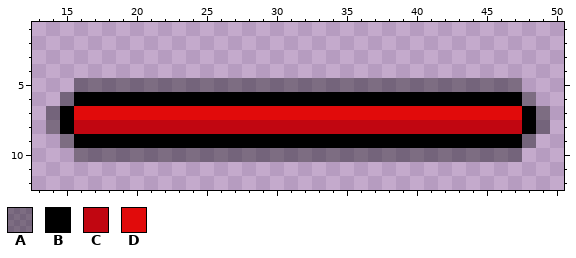
Two versions of one pixel-art file, _Data/UI/HPBar_Boss.aseprite. That is the earlier state.
64x16 pixels, 1 frame. Shown: x 13..50, y 1..12.
Visible layers, top first: "HP", "BG".
Palette (. is transparent): A #0000005c  B #000000  C #c10611  D #e10b0b
Pixels before, first column x 14:
 5 ..AAAAAAAAAAAAAAAAAAAAAAAAAAAAAAAA..
 6 .ABBBBBBBBBBBBBBBBBBBBBBBBBBBBBBBBA.
 7 ABDDDDDDDDDDDDDDDDDDDDDDDDDDDDDDDDBA
 8 ABCCCCCCCCCCCCCCCCCCCCCCCCCCCCCCCCBA
 9 .ABBBBBBBBBBBBBBBBBBBBBBBBBBBBBBBBA.
10 ..AAAAAAAAAAAAAAAAAAAAAAAAAAAAAAAA..
The same view after the edit:
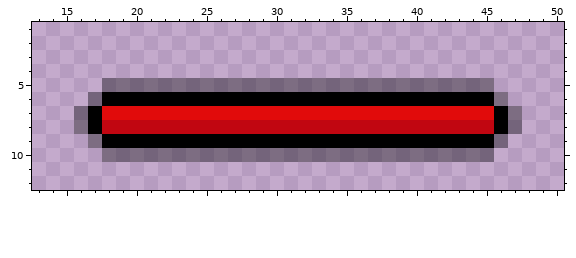
Changes in this commit:
Layers "HP", "BG":
y 5: x 16..17 AA -> ..; x 46..47 AA -> ..
y 6: x 15..17 ABB -> ..A; x 46..48 BBA -> A..
y 7: x 14..17 ABDD -> ..AB; x 46..49 DDBA -> BA..
y 8: x 14..17 ABCC -> ..AB; x 46..49 CCBA -> BA..
y 9: x 15..17 ABB -> ..A; x 46..48 BBA -> A..
y 10: x 16..17 AA -> ..; x 46..47 AA -> ..
Where, in picture pixels (left, top, right, bottom), the same in both pictures:
changed: (46, 78, 102, 162)
changed: (494, 78, 550, 162)
